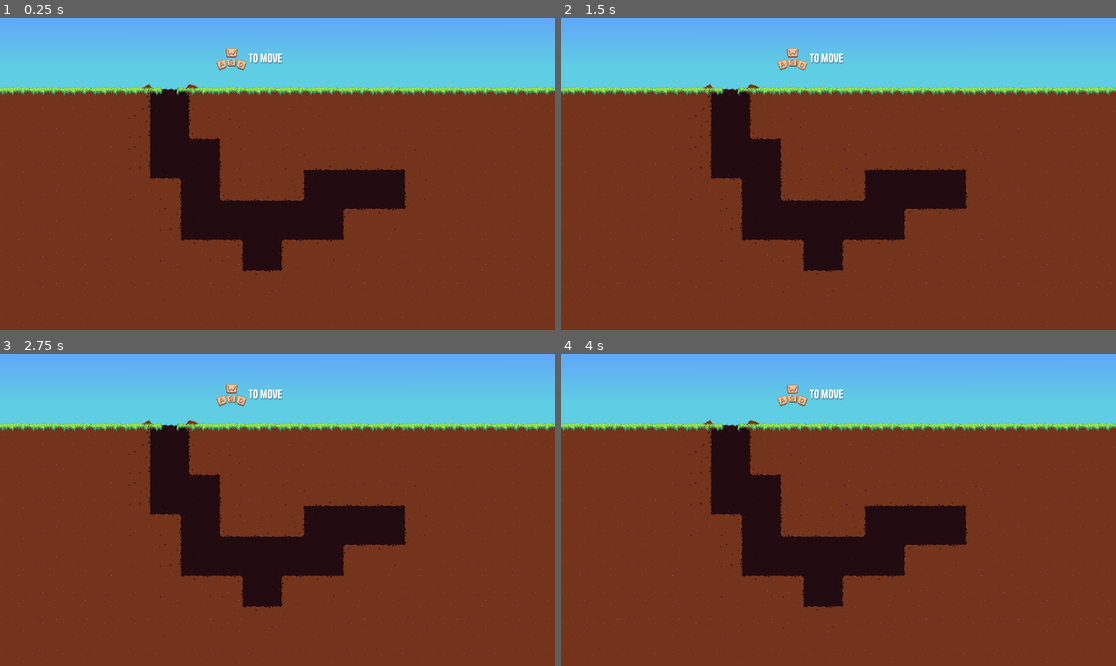
Above: before the commit, frames 1-4 (two rows, left to right).
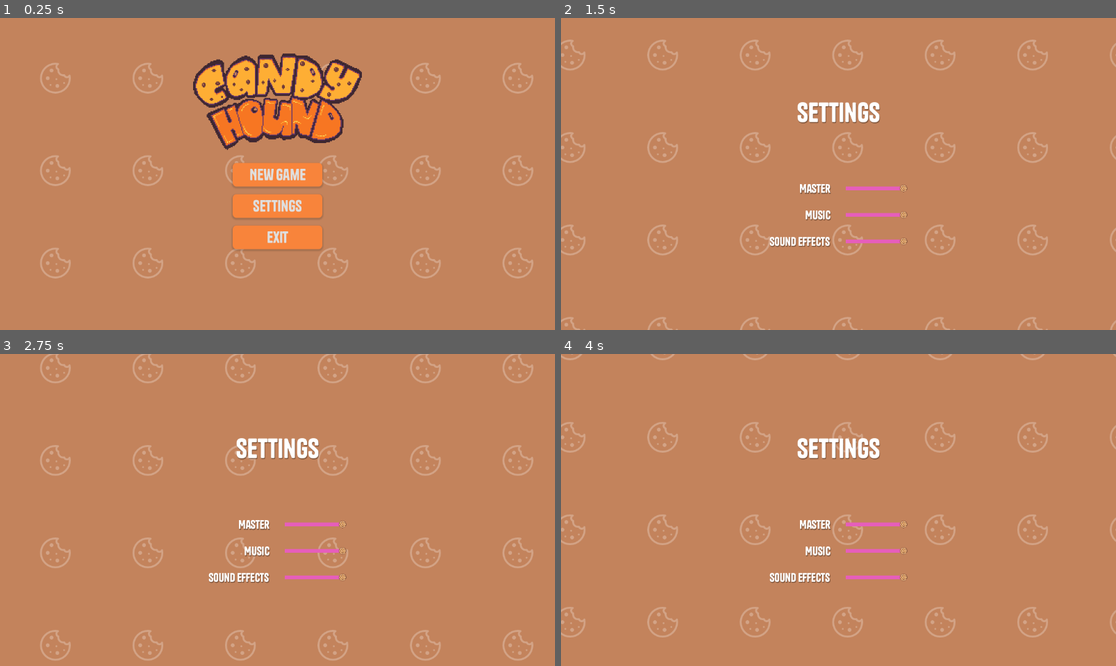
Above: after the commit, the same moments.

Repository: olferuk/brackeys-gamejam-2025.2
Game: Godot game, scene res://scenes/ui/main_menu.tscn
Same seed, same stepped clock (60 frames per second), same inputs: the game is played once before the commit and once after it. Before the commit the project starts from res://scenes/main.tscn.
Inputs (mouse positions are in pixels of both pictures, inside the frame that each line leads up to):
- Up to frame 1 (0.25 s): no input
- Up to frame 2 (1.5 s): click (838, 205) at 0.5 s, where only the run after the commit has a clickable "Settings"; move the mouse to (960, 158) at 1.27 s
- Up to frame 3 (2.75 s): move the mouse to (166, 525) at 2.02 s
- Up to frame 4 (4 s): move the mouse to (894, 441) at 2.77 s; move the mouse to (810, 572) at 3.52 s

The runs differ from the first frame. In frame 1, 100% of the frame differs, in the area x 0-100%, y 0-100%; in frame 2, 100%; in frame 3, 100%; in frame 4, 100%.

Commit message:
New game starts a new game f

Diff:
--- a/project.godot
+++ b/project.godot
@@ -11,7 +11,7 @@
 [application]
 
 config/name="BrackeysGameJam"
-run/main_scene="uid://n3bt253b7pmx"
+run/main_scene="uid://dojcnpqub0xwa"
 config/features=PackedStringArray("4.4", "GL Compatibility")
 
 [autoload]
--- a/scenes/global/consts.tscn
+++ b/scenes/global/consts.tscn
@@ -6,3 +6,4 @@
 script = ExtResource("1_qhgiw")
 scene_main_menu = "res://scenes/ui/main_menu.tscn"
 scene_settings = "res://scenes/ui/settings_menu.tscn"
+scene_level_01 = "res://scenes/levels/level01.tscn"
--- a/scenes/main.tscn
+++ b/scenes/levels/level01.tscn
@@ -1,11 +1,11 @@
 [gd_scene load_steps=6 format=4 uid="uid://n3bt253b7pmx"]
 
-[ext_resource type="Texture2D" uid="uid://75q5ne5hh4as" path="res://vfx/ground-spritesheet.png" id="1_o5qli"]
-[ext_resource type="Texture2D" uid="uid://u8nfmhqmjjyv" path="res://vfx/sky.png" id="1_sugp2"]
-[ext_resource type="PackedScene" uid="uid://cn8muomcp756l" path="res://scenes/ui/context_help.tscn" id="2_0wfyh"]
+[ext_resource type="Texture2D" uid="uid://u8nfmhqmjjyv" path="res://vfx/sky.png" id="1_g0jr5"]
+[ext_resource type="Texture2D" uid="uid://75q5ne5hh4as" path="res://vfx/ground-spritesheet.png" id="2_i4uh8"]
+[ext_resource type="PackedScene" uid="uid://cn8muomcp756l" path="res://scenes/ui/context_help.tscn" id="3_qwlqn"]
 
 [sub_resource type="TileSetAtlasSource" id="TileSetAtlasSource_o5qli"]
-texture = ExtResource("1_o5qli")
+texture = ExtResource("2_i4uh8")
 texture_region_size = Vector2i(64, 64)
 0:0/0 = 0
 1:0/0 = 0
--- a/scenes/ui/context_help.tscn
+++ b/scenes/ui/context_help.tscn
@@ -93,7 +93,7 @@
 size_flags_vertical = 4
 
 [node name="AnimatedSprite2D" type="AnimatedSprite2D" parent="MarginContainer"]
-position = Vector2(-32, 0)
+position = Vector2(-37, 0)
 sprite_frames = SubResource("SpriteFrames_jwxw4")
 autoplay = "default"
 frame_progress = 0.305629
--- a/src/global/consts.gd
+++ b/src/global/consts.gd
@@ -2,12 +2,14 @@
 
 enum SceneName {
 	MAIN_MENU,
-	SETTINGS
+	SETTINGS,
+	LEVEL01,
 }
 
 @export_group("Scene Names")
 @export var scene_main_menu: String
 @export var scene_settings: String
+@export var scene_level_01: String
 
 func get_scene_name(scene_name: SceneName) -> String:
 	match scene_name:
@@ -15,5 +17,7 @@
 			return scene_main_menu
 		SceneName.SETTINGS:
 			return scene_settings
+		SceneName.LEVEL01:
+			return scene_level_01
 		_:
 			return ""
--- a/src/main_menu.gd
+++ b/src/main_menu.gd
@@ -4,9 +4,9 @@
 @onready var mouse_hover_sound: AudioStreamPlayer2D = $ButtonsContainer/MouseHoverSound
 
 
-
 func _on_new_game_pressed() -> void:
 	play_sound(click_sound)
+	Transition.load_scene(Consts.get_scene_name(Consts.SceneName.LEVEL01))
 
 func _on_settings_pressed() -> void:
 	play_sound(click_sound)
@@ -15,6 +15,10 @@
 
 func _on_exit_pressed() -> void:
 	get_tree().quit()
+
+func _input(event):
+	if event.is_action_pressed("ui_cancel"):
+		get_tree().quit()
 
 func _on_new_game_mouse_entered() -> void:
 	play_sound(mouse_hover_sound)
Not shown: 2 places in scenes/levels/level01.tscn that only renumber resources
